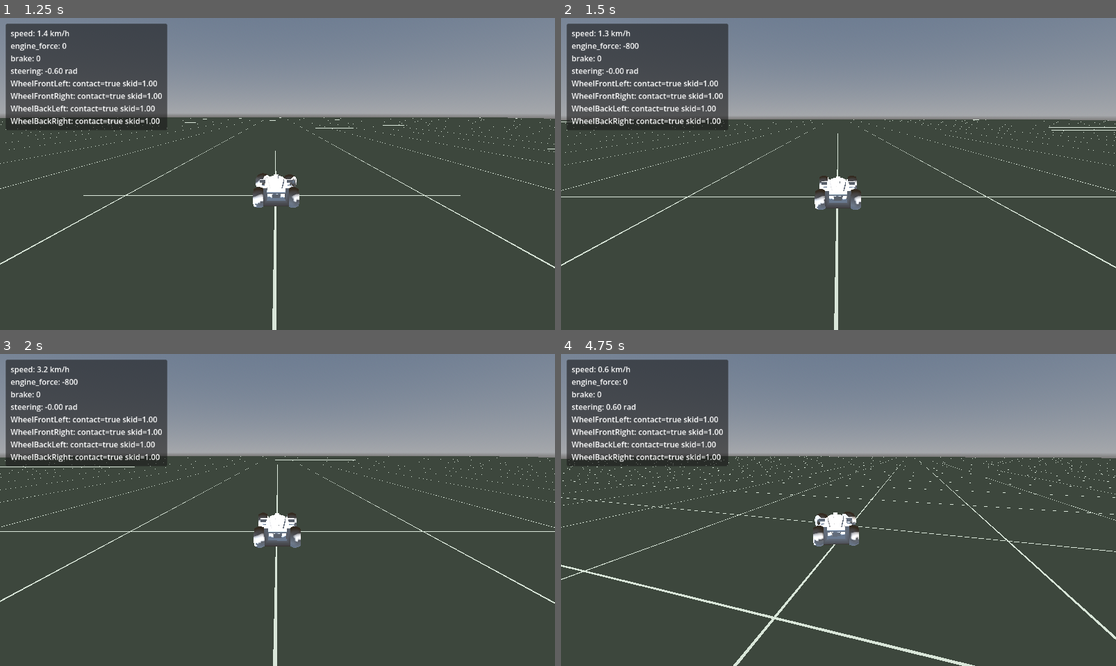
Above: before the commit, frames 1-4 (two rows, left to right).
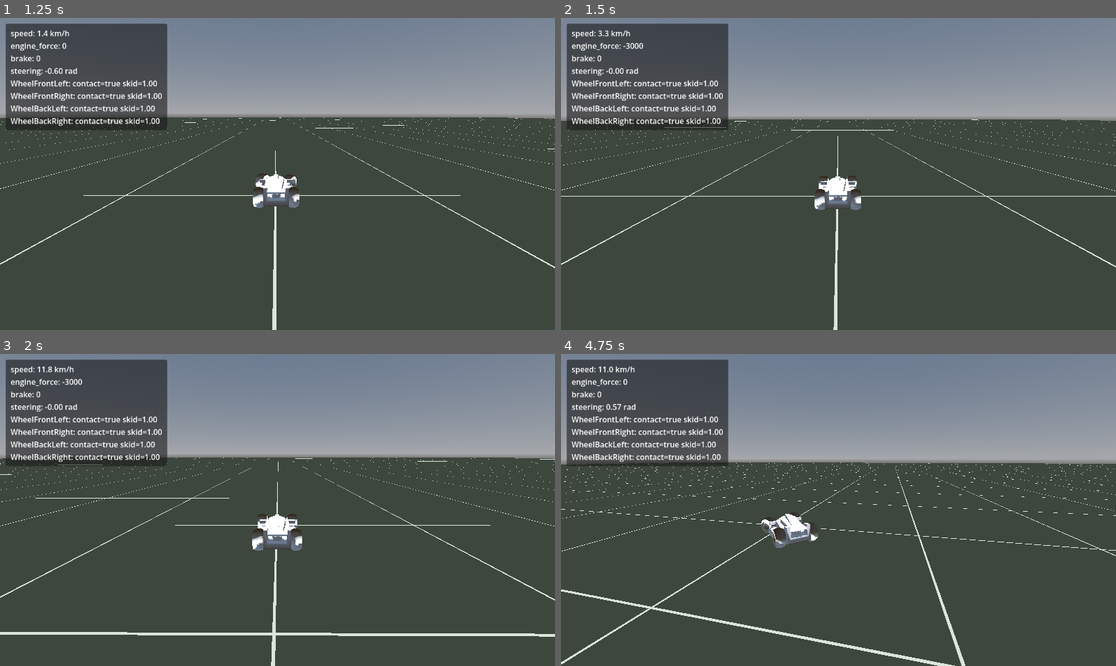
Above: after the commit, the same moments.

Repository: michael-baker-us/track-days
Game: Godot game, scene res://scenes/main.tscn
Same seed, same stepped clock (60 frames per second), same inputs: the game is played once before the commit and once after it.
Inputs:
- Up to frame 1 (1.25 s): hold D (steer_right) from 0.53 s (still down)
- Up to frame 2 (1.5 s): release D (steer_right) at 1.28 s; hold S (brake) from 1.28 s (still down)
- Up to frame 3 (2 s): keep holding S (brake)
- Up to frame 4 (4.75 s): release S (brake) at 2.03 s; hold D (steer_right) 2.03-2.78 s; hold W (accelerate) 2.78-3.53 s; hold A (steer_left) from 3.53 s (still down)

Frame 1 is identical in both runs. In frame 2, 1.1% of the frame differs, in the area x 0-100%, y 4-100%; in frame 3, 3.1%; in frame 4, 6.6%.

Commit message:
Fix sluggish acceleration and weak braking
engine_force_value was 800N against a 1200kg body (0.67 m/s^2) - four
seconds of full throttle only reached 13 km/h in a headless test.
Separately, the "brake" input never touched VehicleBody3D.brake at
all; it only reduced/reversed engine_force, so stopping relied on a
weak opposing drive force instead of real braking.

Swept engine_force headlessly (800/2500/4000/6000/8000/10000) against
time-to-60kmh and time-to-100kmh; 8000N gives 0-60 in 2.4s and 0-100 in
3.4s. Swept brake_force (3000/6000/9000) from 100kmh and all three
stopped identically (0.47s, 1.7m) - deceleration is traction-limited by
wheel_friction_slip, not brake torque, so 3000 is enough.

Rewrote the controller to route accelerate/brake to real engine_force/
brake rather than a single reverse-capable throttle axis, using
forward_speed (dot with local +Z, this car model's forward) to decide
between braking and reversing. Verified end-to-end with the real
script driven via simulated Input actions: 0-100kmh in 3.42s, 100kmh to
a stop in 0.46s / 1.48m.

Diff:
--- a/scripts/car/car_controller.gd
+++ b/scripts/car/car_controller.gd
@@ -1,9 +1,11 @@
 extends VehicleBody3D
 
-@export var engine_force_value: float = 800.0
+@export var engine_force_value: float = 8000.0
+@export var reverse_force_value: float = 3000.0
+@export var brake_force: float = 3000.0
+@export var handbrake_force: float = 4000.0
 @export var max_steer_angle: float = 0.6
 @export var steer_speed: float = 4.0
-@export var handbrake_force: float = 60.0
 @export var steer_falloff_reference_kmh: float = 200.0
 
 func _ready() -> void:
@@ -11,7 +13,8 @@
 
 func _physics_process(delta: float) -> void:
 	var steer_input := Input.get_axis("steer_left", "steer_right")
-	var throttle_input := Input.get_axis("brake", "accelerate")
+	var accelerate_pressed := Input.is_action_pressed("accelerate")
+	var brake_pressed := Input.is_action_pressed("brake")
 
 	var speed_kmh := linear_velocity.length() * 3.6
 	var speed_factor: float = clamp(1.0 - speed_kmh / steer_falloff_reference_kmh, 0.25, 1.0)
@@ -19,11 +22,24 @@
 	var steer_target: float = -steer_input * max_steer_angle * speed_factor
 	steering = move_toward(steering, steer_target, steer_speed * delta)
 
+	# This car model's front faces local +Z, so that's "forward" for braking-vs-reverse.
+	var forward_speed := linear_velocity.dot(global_transform.basis.z)
+
 	if Input.is_action_pressed("handbrake"):
 		engine_force = 0.0
 		brake = handbrake_force
+	elif accelerate_pressed:
+		engine_force = engine_force_value
+		brake = 0.0
+	elif brake_pressed:
+		if forward_speed > 0.5:
+			engine_force = 0.0
+			brake = brake_force
+		else:
+			engine_force = -reverse_force_value
+			brake = 0.0
 	else:
-		engine_force = throttle_input * engine_force_value
+		engine_force = 0.0
 		brake = 0.0
 
 	if Input.is_action_just_pressed("reset_car"):
